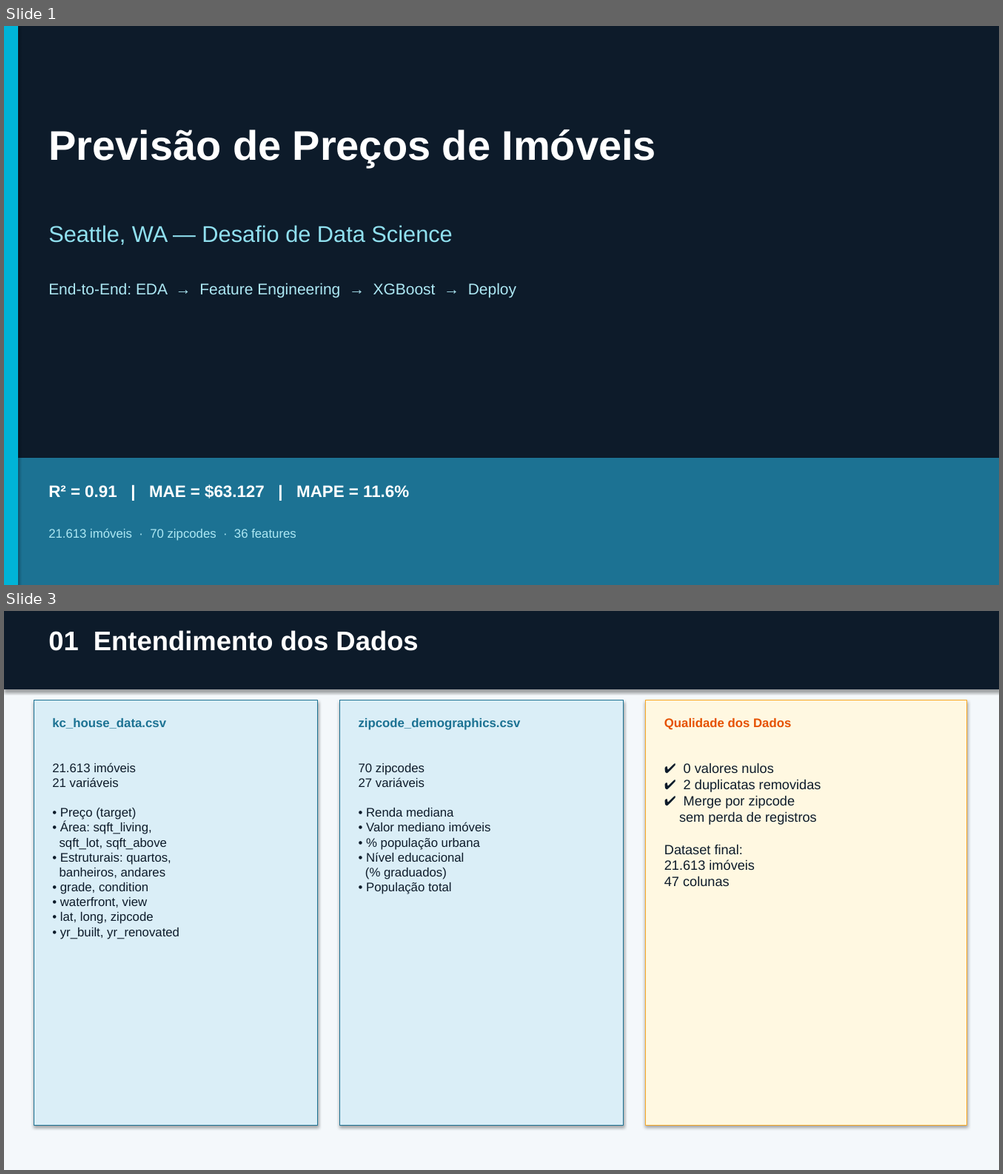
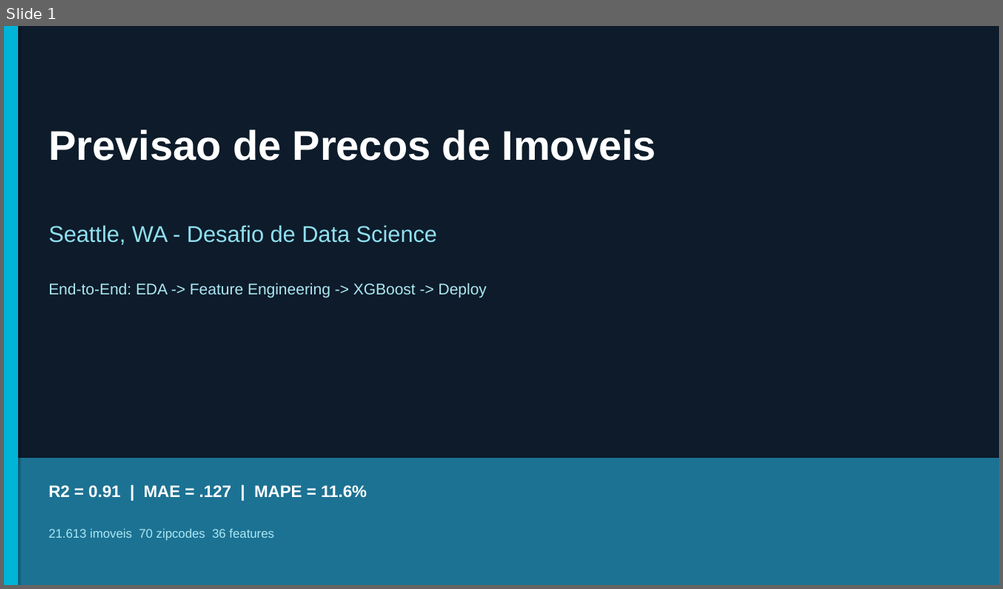
Before and after one commit to rogerestatistico/HOUSE_PRICE_PREDICTION, a slide deck: presentation_house_price.pptx. Shown one above the other, each under a label of ours: slides 1 and 3 before the commit, slide 1 after it; the slides between them are not shown. The pictures are 1003x1174 and 1003x589 pixels, drawn with LibreOffice and Linux fonts; fonts in the diff are those of the drawing. Boxes give left, top, right and bottom in pixels: in the first picture for what was removed or moved away, otherwise in the second. Text is boxed around its words. In the diff, an @@ line names an element or a change of style, - is before the commit and + after.

```diff
--- a/presentation_house_price.pptx
+++ b/presentation_house_price.pptx
@@ slide 3 removed at [4,611,999,1170], background #F4F8FB @@
@@ rectangle removed at [4,611,999,689] @@
@@ text removed at [48,630,418,651] @@
-01 Entendimento dos Dados
@@ rectangle removed at [34,701,317,1126] @@
@@ text removed at [52,718,166,729] @@
-kc_house_data.csv
@@ rectangle removed at [340,701,623,1126] @@
@@ text removed at [358,718,521,730] @@
-zipcode_demographics.csv
@@ rectangle removed at [646,701,967,1126] @@
@@ text removed at [664,718,791,730] @@
-Qualidade dos Dados
@@ text removed at [52,763,179,940] @@
-21.613 imóveis
-21 variáveis
-• Preço (target)
-• Área: sqft_living,
-sqft_lot, sqft_above
-• Estruturais: quartos,
-banheiros, andares
-• grade, condition
-• waterfront, view
-• lat, long, zipcode
-• yr_built, yr_renovated
@@ text removed at [358,763,491,894] @@
-70 zipcodes
-27 variáveis
-• Renda mediana
-• Valor mediano imóveis
-• % população urbana
-• Nível educacional
-(% graduados)
-• População total
@@ text removed at [664,763,821,886] @@
-✔ 0 valores nulos
-✔ 2 duplicatas removidas
-✔ Merge por zipcode
-sem perda de registros
-Dataset final:
-21.613 imóveis
-47 colunas
@@ slide 1 changed as well @@
@@ text at [48,130,656,161]: text changed @@
-Previsão de Preços de Imóveis
+Previsao de Precos de Imoveis
@@ text at [48,225,437,245]: text changed @@
-Seattle, WA — Desafio de Data Science
+Seattle, WA - Desafio de Data Science
@@ text at [48,283,486,298]: text changed @@
-End-to-End: EDA → Feature Engineering → XGBoost → Deploy
+End-to-End: EDA -> Feature Engineering -> XGBoost -> Deploy
@@ text at [48,486,367,498]: text changed @@
-R² = 0.91 | MAE = $63.127 | MAPE = 11.6%
+R2 = 0.91 | MAE = .127 | MAPE = 11.6%
@@ text at [48,529,274,541]: text changed @@
-21.613 imóveis · 70 zipcodes · 36 features
+21.613 imoveis 70 zipcodes 36 features
```
Also in this commit, not shown: 11 other slides changed, 5 slides added, 7 other slides removed.
